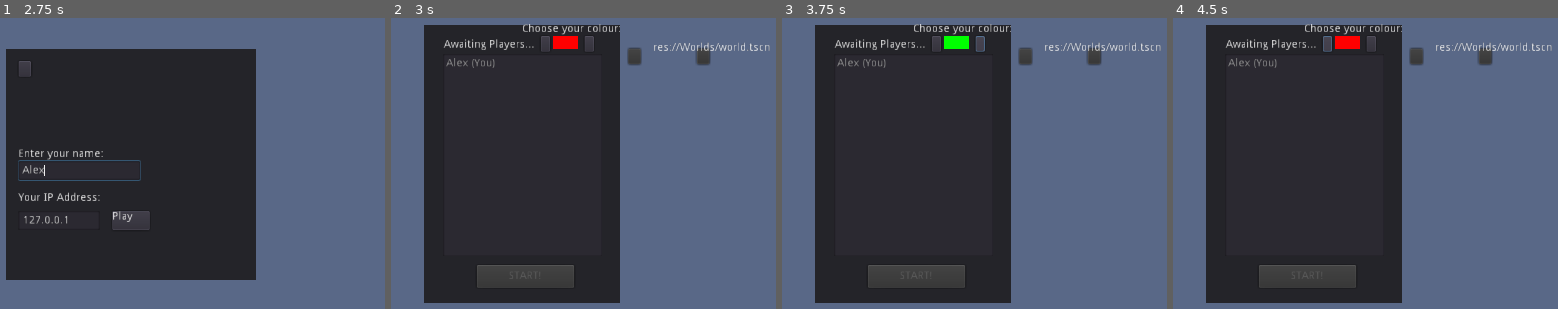
Above: before the commit, frames 1-4 (left to right).
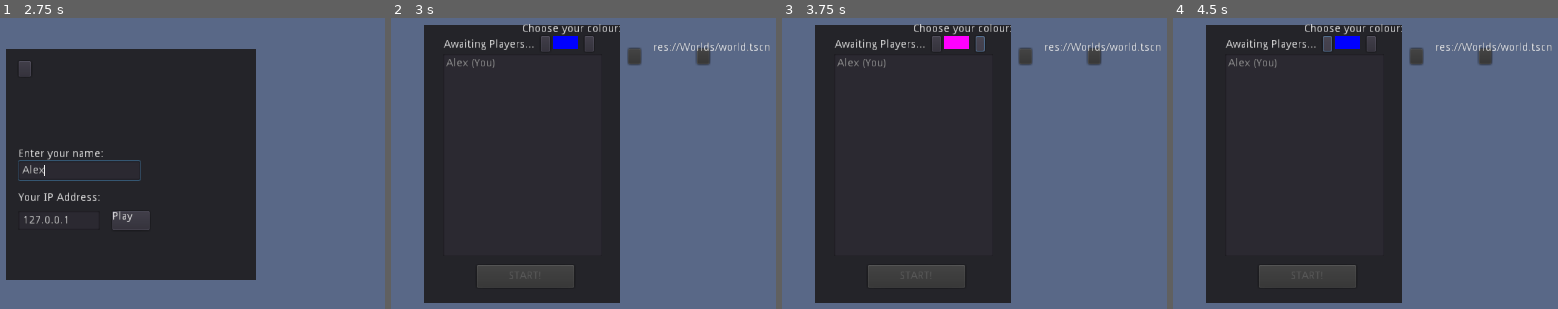
Above: after the commit, the same moments.

Repository: albielee/NSE_Challenge_Game
Game: Godot game, scene res://Menu/lobby.tscn
Two runs of this game, one before a commit and one after it. Both use one fixed random seed, a clock stepped at 60 frames per second and the inputs below.
Inputs (mouse positions are in pixels of both pictures, inside the frame that each line leads up to):
- Up to frame 1 (2.75 s): tap Enter at 0.5 s; move the mouse to (308, 140) at 0.52 s; hold Right (move_right) 0.53-1.25 s; hold Space (move_dash) 0.53-1.25 s; click (308, 140) at 0.67 s; click "HOST" at 1.25 s; click (80, 169) at 2.02 s; type "Alex" at 2.1 s
- Up to frame 2 (3 s): click "Play" at 2.75 s
- Up to frame 3 (3.75 s): click (978, 44) at 3.5 s
- Up to frame 4 (4.5 s): click (1327, 44) at 4.25 s

Frame 1 is identical in both runs. In frame 2, 0.3% of the frame differs, in the area x 42-49%, y 6-11%; in frame 3, 0.3%; in frame 4, 0.3%.

Commit message:
Better countdown sprites

Diff:
--- a/NSE_Challenge_Game/Controllers/RoundController.tscn
+++ b/NSE_Challenge_Game/Controllers/RoundController.tscn
@@ -1,9 +1,197 @@
-[gd_scene load_steps=5 format=2]
+[gd_scene load_steps=49 format=2]
 
 [ext_resource path="res://Controllers/RoundController.gd" type="Script" id=1]
-[ext_resource path="res://Assets/Numbers/number2.png" type="Texture" id=2]
-[ext_resource path="res://Assets/Numbers/number1.png" type="Texture" id=3]
-[ext_resource path="res://Assets/Numbers/number3.png" type="Texture" id=4]
+[ext_resource path="res://Assets/Numbers/1-anim.png" type="Texture" id=2]
+[ext_resource path="res://Assets/Numbers/2-anim.png" type="Texture" id=3]
+[ext_resource path="res://Assets/Numbers/3-anim.png" type="Texture" id=4]
+
+[sub_resource type="AtlasTexture" id=1]
+atlas = ExtResource( 2 )
+region = Rect2( 0, 0, 64, 64 )
+
+[sub_resource type="AtlasTexture" id=2]
+atlas = ExtResource( 2 )
+region = Rect2( 64, 0, 64, 64 )
+
+[sub_resource type="AtlasTexture" id=3]
+atlas = ExtResource( 2 )
+region = Rect2( 128, 0, 64, 64 )
+
+[sub_resource type="AtlasTexture" id=4]
+atlas = ExtResource( 2 )
+region = Rect2( 192, 0, 64, 64 )
+
+[sub_resource type="AtlasTexture" id=5]
+atlas = ExtResource( 2 )
+region = Rect2( 256, 0, 64, 64 )
+
+[sub_resource type="AtlasTexture" id=6]
+atlas = ExtResource( 2 )
+region = Rect2( 320, 0, 64, 64 )
+
+[sub_resource type="AtlasTexture" id=7]
+atlas = ExtResource( 2 )
+region = Rect2( 384, 0, 64, 64 )
+
+[sub_resource type="AtlasTexture" id=8]
+atlas = ExtResource( 2 )
+region = Rect2( 448, 0, 64, 64 )
+
+[sub_resource type="AtlasTexture" id=9]
+atlas = ExtResource( 2 )
+region = Rect2( 512, 0, 64, 64 )
+
+[sub_resource type="AtlasTexture" id=10]
+atlas = ExtResource( 2 )
+region = Rect2( 576, 0, 64, 64 )
+
+[sub_resource type="AtlasTexture" id=11]
+atlas = ExtResource( 2 )
+region = Rect2( 640, 0, 64, 64 )
+
+[sub_resource type="AtlasTexture" id=12]
+atlas = ExtResource( 2 )
+region = Rect2( 704, 0, 64, 64 )
+
+[sub_resource type="AtlasTexture" id=13]
+atlas = ExtResource( 2 )
+region = Rect2( 768, 0, 64, 64 )
+
+[sub_resource type="AtlasTexture" id=14]
+atlas = ExtResource( 2 )
+region = Rect2( 832, 0, 64, 64 )
+
+[sub_resource type="SpriteFrames" id=15]
+animations = [ {
+"frames": [ SubResource( 1 ), SubResource( 2 ), SubResource( 3 ), SubResource( 4 ), SubResource( 5 ), SubResource( 6 ), SubResource( 7 ), SubResource( 8 ), SubResource( 9 ), SubResource( 10 ), SubResource( 11 ), SubResource( 12 ), SubResource( 13 ), SubResource( 14 ) ],
+"loop": true,
+"name": "default",
+"speed": 14.0
+} ]
+
+[sub_resource type="AtlasTexture" id=16]
+atlas = ExtResource( 3 )
+region = Rect2( 0, 0, 64, 64 )
+
+[sub_resource type="AtlasTexture" id=17]
+atlas = ExtResource( 3 )
+region = Rect2( 64, 0, 64, 64 )
+
+[sub_resource type="AtlasTexture" id=18]
+atlas = ExtResource( 3 )
+region = Rect2( 128, 0, 64, 64 )
+
+[sub_resource type="AtlasTexture" id=19]
+atlas = ExtResource( 3 )
+region = Rect2( 192, 0, 64, 64 )
+
+[sub_resource type="AtlasTexture" id=20]
+atlas = ExtResource( 3 )
+region = Rect2( 256, 0, 64, 64 )
+
+[sub_resource type="AtlasTexture" id=21]
+atlas = ExtResource( 3 )
+region = Rect2( 320, 0, 64, 64 )
+
+[sub_resource type="AtlasTexture" id=22]
+atlas = ExtResource( 3 )
+region = Rect2( 384, 0, 64, 64 )
+
+[sub_resource type="AtlasTexture" id=23]
+atlas = ExtResource( 3 )
+region = Rect2( 448, 0, 64, 64 )
+
+[sub_resource type="AtlasTexture" id=24]
+atlas = ExtResource( 3 )
+region = Rect2( 512, 0, 64, 64 )
+
+[sub_resource type="AtlasTexture" id=25]
+atlas = ExtResource( 3 )
+region = Rect2( 576, 0, 64, 64 )
+
+[sub_resource type="AtlasTexture" id=26]
+atlas = ExtResource( 3 )
+region = Rect2( 640, 0, 64, 64 )
+
+[sub_resource type="AtlasTexture" id=27]
+atlas = ExtResource( 3 )
+region = Rect2( 704, 0, 64, 64 )
+
+[sub_resource type="AtlasTexture" id=28]
+atlas = ExtResource( 3 )
+region = Rect2( 768, 0, 64, 64 )
+
+[sub_resource type="AtlasTexture" id=29]
+atlas = ExtResource( 3 )
+region = Rect2( 832, 0, 64, 64 )
+
+[sub_resource type="SpriteFrames" id=30]
+animations = [ {
+"frames": [ SubResource( 16 ), SubResource( 17 ), SubResource( 18 ), SubResource( 19 ), SubResource( 20 ), SubResource( 21 ), SubResource( 22 ), SubResource( 23 ), SubResource( 24 ), SubResource( 25 ), SubResource( 26 ), SubResource( 27 ), SubResource( 28 ), SubResource( 29 ) ],
+"loop": true,
+"name": "default",
+"speed": 14.0
+} ]
+
+[sub_resource type="AtlasTexture" id=31]
+atlas = ExtResource( 4 )
+region = Rect2( 0, 0, 64, 64 )
+
+[sub_resource type="AtlasTexture" id=32]
+atlas = ExtResource( 4 )
+region = Rect2( 64, 0, 64, 64 )
+
+[sub_resource type="AtlasTexture" id=33]
+atlas = ExtResource( 4 )
+region = Rect2( 128, 0, 64, 64 )
+
+[sub_resource type="AtlasTexture" id=34]
+atlas = ExtResource( 4 )
+region = Rect2( 192, 0, 64, 64 )
+
+[sub_resource type="AtlasTexture" id=35]
+atlas = ExtResource( 4 )
+region = Rect2( 256, 0, 64, 64 )
+
+[sub_resource type="AtlasTexture" id=36]
+atlas = ExtResource( 4 )
+region = Rect2( 320, 0, 64, 64 )
+
+[sub_resource type="AtlasTexture" id=37]
+atlas = ExtResource( 4 )
+region = Rect2( 384, 0, 64, 64 )
+
+[sub_resource type="AtlasTexture" id=38]
+atlas = ExtResource( 4 )
+region = Rect2( 448, 0, 64, 64 )
+
+[sub_resource type="AtlasTexture" id=39]
+atlas = ExtResource( 4 )
+region = Rect2( 512, 0, 64, 64 )
+
+[sub_resource type="AtlasTexture" id=40]
+atlas = ExtResource( 4 )
+region = Rect2( 576, 0, 64, 64 )
+
+[sub_resource type="AtlasTexture" id=41]
+atlas = ExtResource( 4 )
+region = Rect2( 640, 0, 64, 64 )
+
+[sub_resource type="AtlasTexture" id=42]
+atlas = ExtResource( 4 )
+region = Rect2( 704, 0, 64, 64 )
+
+[sub_resource type="AtlasTexture" id=43]
+atlas = ExtResource( 4 )
+region = Rect2( 768, 0, 64, 64 )
+
+[sub_resource type="SpriteFrames" id=44]
+animations = [ {
+"frames": [ SubResource( 31 ), SubResource( 32 ), SubResource( 33 ), SubResource( 34 ), SubResource( 35 ), SubResource( 36 ), SubResource( 37 ), SubResource( 38 ), SubResource( 39 ), SubResource( 40 ), SubResource( 41 ), SubResource( 42 ), SubResource( 43 ) ],
+"loop": true,
+"name": "default",
+"speed": 13.0
+} ]
 
 [node name="RoundController" type="Control"]
 margin_right = 40.0
@@ -13,20 +201,23 @@
 "_edit_use_anchors_": false
 }
 
-[node name="Number1" type="Sprite" parent="."]
+[node name="Number1" type="AnimatedSprite" parent="."]
 visible = false
-position = Vector2( 512, 300 )
-texture = ExtResource( 3 )
-
-[node name="Number2" type="Sprite" parent="."]
+position = Vector2( 520, 312 )
+scale = Vector2( 3, 3 )
+frames = SubResource( 15 )
+
+[node name="Number2" type="AnimatedSprite" parent="."]
 visible = false
-position = Vector2( 512, 300 )
-texture = ExtResource( 2 )
-
-[node name="Number3" type="Sprite" parent="."]
+position = Vector2( 520, 312 )
+scale = Vector2( 3, 3 )
+frames = SubResource( 30 )
+
+[node name="Number3" type="AnimatedSprite" parent="."]
 visible = false
-position = Vector2( 512, 300 )
-texture = ExtResource( 4 )
+position = Vector2( 520, 312 )
+scale = Vector2( 3, 3 )
+frames = SubResource( 44 )
 
 [node name="Scoreboard" type="Panel" parent="."]
 visible = false
--- a/NSE_Challenge_Game/Controllers/gamestate.gd
+++ b/NSE_Challenge_Game/Controllers/gamestate.gd
@@ -30,8 +30,13 @@
 	# Registration of a client beings here, tell the connected player that we are here.
 	rpc_id(id, "register_player", player_name)
 
-	#update the player on the colour sit u ation yo
-	rpc_id(id, "update_available_colours", available_colours)
+	if(get_tree().is_network_server()):
+		print("ey")
+
+		#update the player on the colour sit u ation yo
+		rpc_id(id, "update_available_colours", available_colours)
+		for p in players:
+			rpc_id(p, "update_available_colours", available_colours)
 
 
 # Callback from SceneTree.
@@ -133,7 +138,9 @@
 	var host = NetworkedMultiplayerENet.new()
 	host.create_server(DEFAULT_PORT, MAX_PEERS)
 	get_tree().set_network_peer(host)
-	set_colour(0)
+	available_colours[0] = 0
+	player_colour = 0
+	colours_recieved = true
 
 
 func join_game(ip, new_player_name):
--- a/NSE_Challenge_Game/Controllers/roundController.gd
+++ b/NSE_Challenge_Game/Controllers/roundController.gd
@@ -46,8 +46,10 @@
 	pause_players(true)
 	for i in range(3,0,-1):
 		get_node("Number"+str(i)).visible = true
+		get_node("Number"+str(i)).playing = true
 		yield(get_tree().create_timer(1.0), "timeout")
 		get_node("Number"+str(i)).visible = false
+		get_node("Number"+str(i)).playing = false
 	pause_players(false)
 
 func pause_players(yes):
--- a/NSE_Challenge_Game/Menu/ColourSelector/ColourSelection.gd
+++ b/NSE_Challenge_Game/Menu/ColourSelector/ColourSelection.gd
@@ -9,6 +9,21 @@
 
 func _ready():
 	colourDisplay.modulate = colours[0]
+
+func badcodebuticantbefuckeditworks():
+	for i in range(5):
+		print("ok")
+		var available_colours = gamestate.get_available_colours()
+		var settled = false
+		while(!settled):
+			if(colourIndex > 3):
+				colourIndex = 0
+			if(available_colours[colourIndex]):
+				settled = true
+			else:
+				colourIndex += 1
+		gamestate.set_colour(colourIndex)
+		colourDisplay.modulate = colours[colourIndex]
 
 func _process(delta):
 	if(gamestate.colours_recieved and !run):
@@ -25,6 +40,7 @@
 				colourIndex += 1
 		gamestate.set_colour(colourIndex)
 		colourDisplay.modulate = colours[colourIndex]
+		print(colourIndex)
 
 func _on_SelectRight_pressed():
 	var available_colours = gamestate.get_available_colours()
@@ -38,6 +54,7 @@
 			colourIndex += 1
 	gamestate.set_colour(colourIndex)
 	colourDisplay.modulate = colours[colourIndex]
+	print(colourIndex)
 
 
 func _on_SelectLeft_pressed():
--- a/NSE_Challenge_Game/Menu/lobby.gd
+++ b/NSE_Challenge_Game/Menu/lobby.gd
@@ -32,6 +32,7 @@
 
 	var player_name = $Menu/Host/Hosting/Name.text
 	gamestate.host_game(player_name)
+	$Players/ColourSelection.badcodebuticantbefuckeditworks()
 	refresh_lobby()
 
 func _on_join_pressed():
Binary file added: NSE_Challenge_Game/Assets/Numbers/1-anim.aseprite
Binary file added: NSE_Challenge_Game/Assets/Numbers/1-anim.png
Not shown, added: NSE_Challenge_Game/Assets/Numbers/1-anim.png.import
Binary file added: NSE_Challenge_Game/Assets/Numbers/2-anim.aseprite
Binary file added: NSE_Challenge_Game/Assets/Numbers/2-anim.png
Not shown, added: NSE_Challenge_Game/Assets/Numbers/2-anim.png.import
Binary file added: NSE_Challenge_Game/Assets/Numbers/3-anim.aseprite
Binary file added: NSE_Challenge_Game/Assets/Numbers/3-anim.png
Not shown, added: NSE_Challenge_Game/Assets/Numbers/3-anim.png.import
